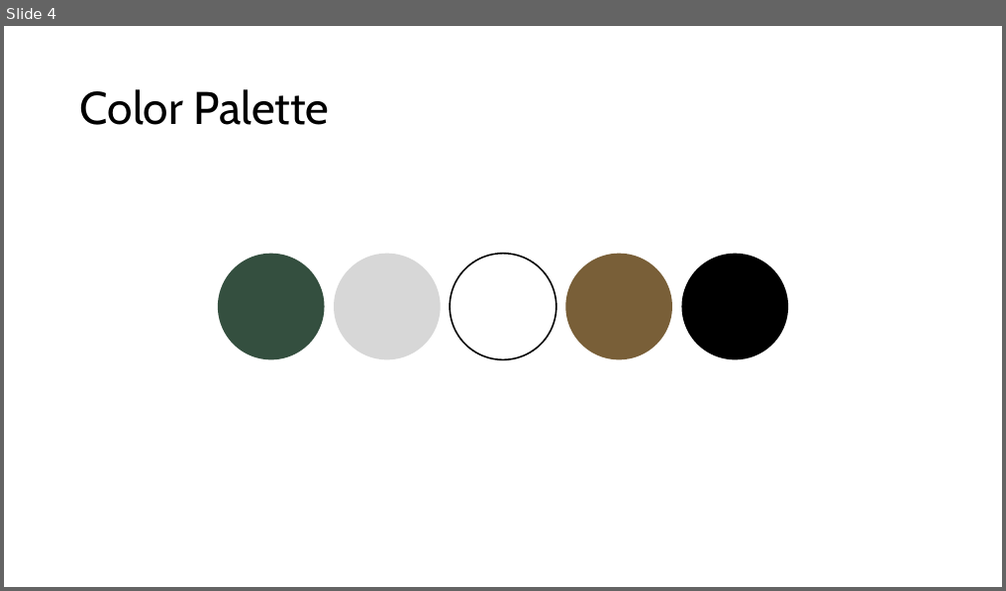
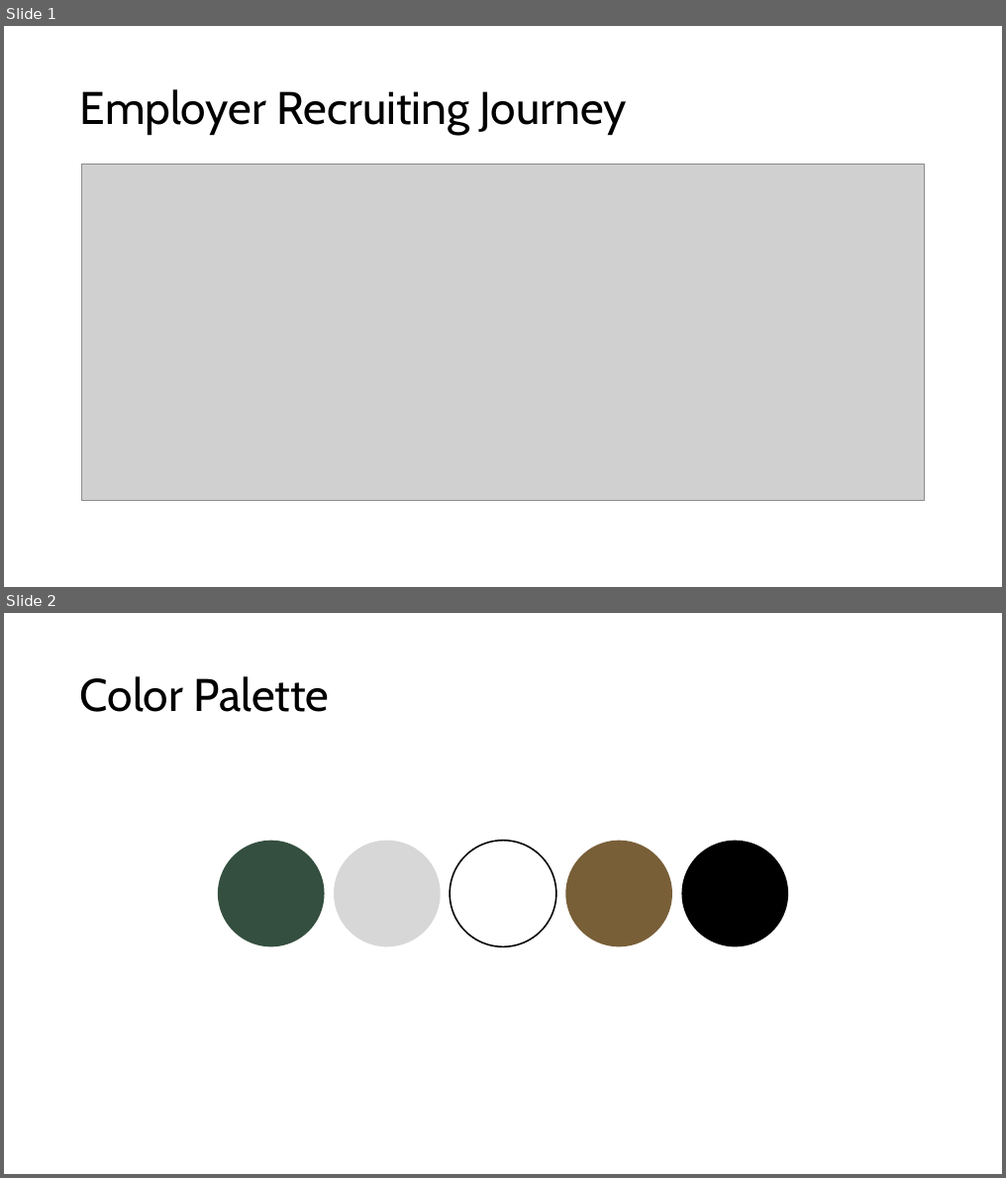
Before and after one commit to lydiareiter/fh-creative-portfolio, a slide deck: zwischenpräsentation.pptx. Shown one above the other, each under a label of ours: slide 4 before the commit, slides 1 and 2 after it. The pictures are 1006x591 and 1006x1178 pixels, drawn with LibreOffice and Linux fonts; fonts in the diff are those of the drawing; grey boxes stand for pictures. Boxes give left, top, right and bottom in pixels: in the first picture for what was removed or moved away, otherwise in the second. Text is boxed around its words. In the diff, an @@ line names an element or a change of style, - is before the commit and + after.

Commit message:
upload changed präsentation

```diff
--- a/zwischenpräsentation.pptx
+++ b/zwischenpräsentation.pptx
@@ slide 1 added at box(4, 26, 1002, 587), background #FFFFFF @@
@@ title added at box(80, 89, 627, 135), 44 pt, text #000000 @@
+Employer Recruiting Journey
@@ picture added at box(82, 165, 924, 500) @@
@@ what was slide 4 is now slide 2 @@
```
Also in this commit, not shown: 3 slides removed, 1 other file.
